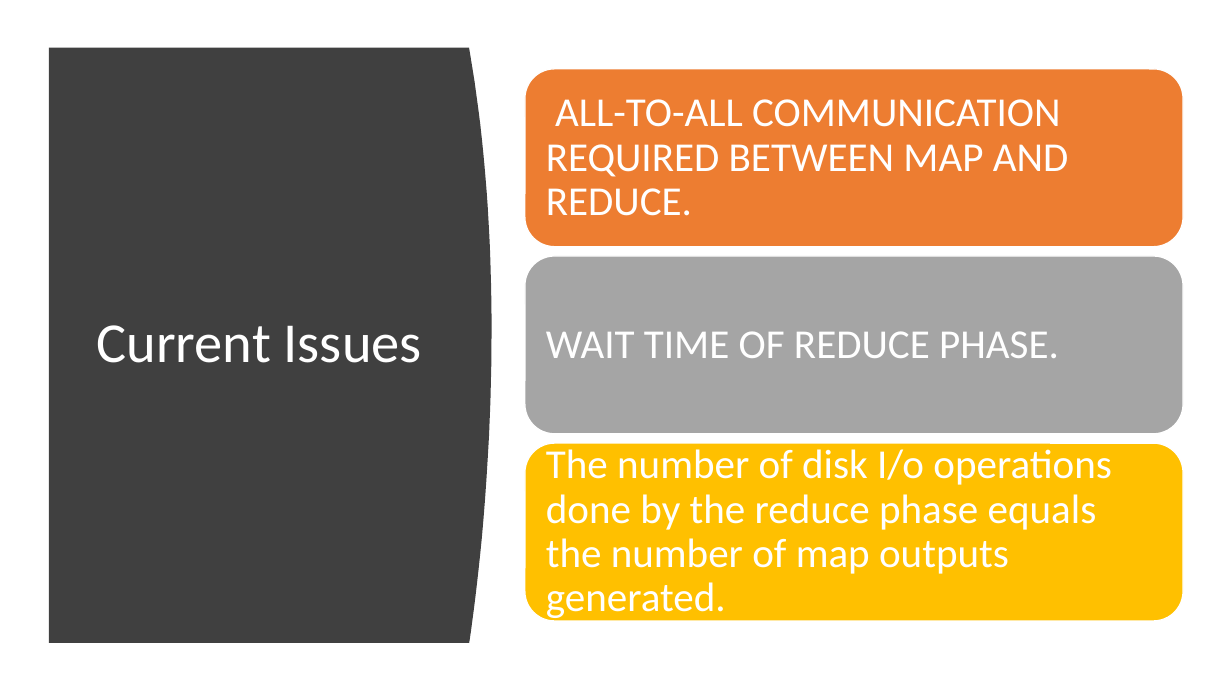
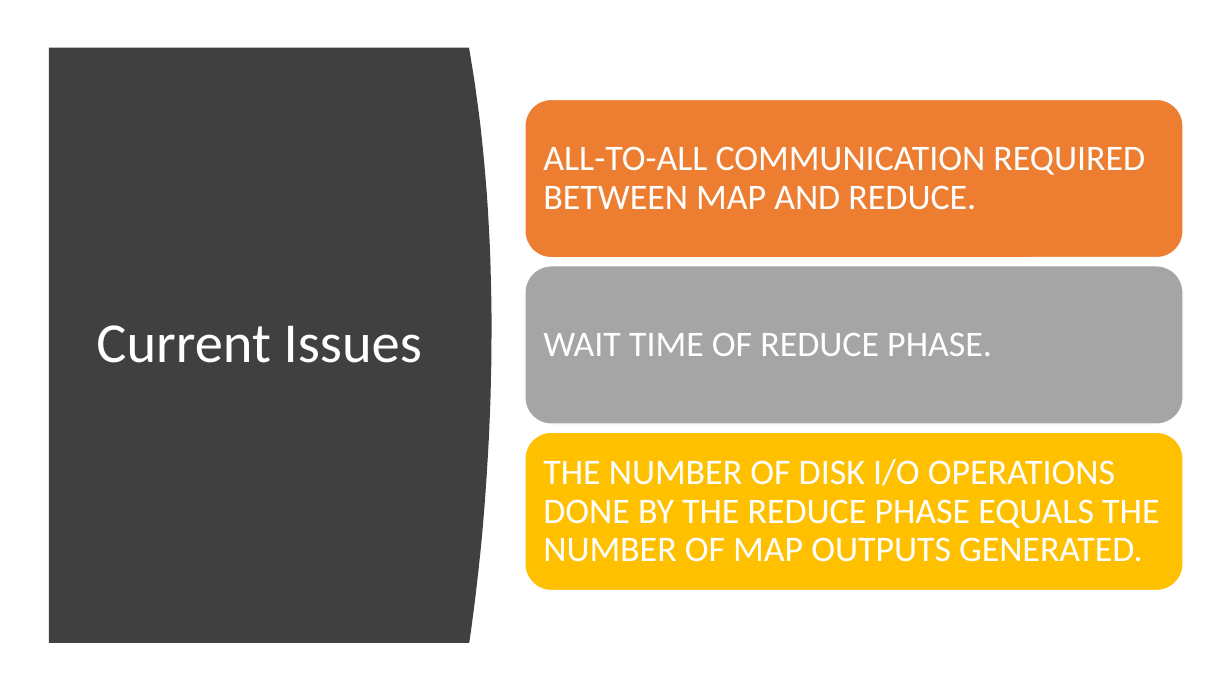
Before and after one commit to BU-NU-CLOUD-F19/Big_data_platform-Spark-performance_acceleration, a slide deck: slide 7 of Demo Presentations/FCC-Demo_1.pptx. Drawn at 1232x693 pixels with LibreOffice and Linux fonts; fonts in the diff are those of the drawing. Boxes give left, top, right and bottom in pixels: in the first picture for what was removed or moved away, otherwise in the second. Text is boxed around its words. In the diff, an @@ line names an element or a change of style, - is before the commit and + after.

Commit message:
Updating Presentation

```diff
--- a/Demo Presentations/FCC-Demo_1.pptx
+++ b/Demo Presentations/FCC-Demo_1.pptx
@@ rounded rectangle: place and size @@
-rounded rectangle at [525, 69, 1183, 247]
+rounded rectangle at [525, 100, 1183, 258]
@@ text "ALL-TO-ALL COMMUNICATION REQUIRED BETWEEN MAP ..." at [543, 146, 1145, 210]: size 32 to 28 pt; less space between paragraphs @@
@@ text "ALL-TO-ALL COMMUNICATION REQUIRED BETWEEN MAP ...": place and size @@
-text "ALL-TO-ALL COMMUNICATION REQUIRED BETWEEN MAP ..." at [546, 99, 1069, 216]
+text "ALL-TO-ALL COMMUNICATION REQUIRED BETWEEN MAP ..." at [543, 146, 1145, 210]
@@ rounded rectangle: place and size @@
-rounded rectangle at [525, 256, 1183, 433]
+rounded rectangle at [525, 266, 1183, 424]
@@ text "WAIT TIME OF REDUCE PHASE." at [543, 333, 992, 356]: size 32 to 28 pt; less space between paragraphs @@
@@ rounded rectangle: place and size @@
-rounded rectangle at [525, 444, 1183, 621]
+rounded rectangle at [525, 433, 1183, 591]
@@ text at [543, 459, 1159, 562]: text changed; size 32 to 28 pt @@
-The number of disk I/o operations done by the reduce phase equals the number of map outputs generated.
+THE NUMBER OF DISK I/O OPERATIONS DONE BY THE REDUCE PHASE EQUALS THE NUMBER OF MAP OUTPUTS GENERATED.
```
Also in this commit, not shown: 1 other file.
